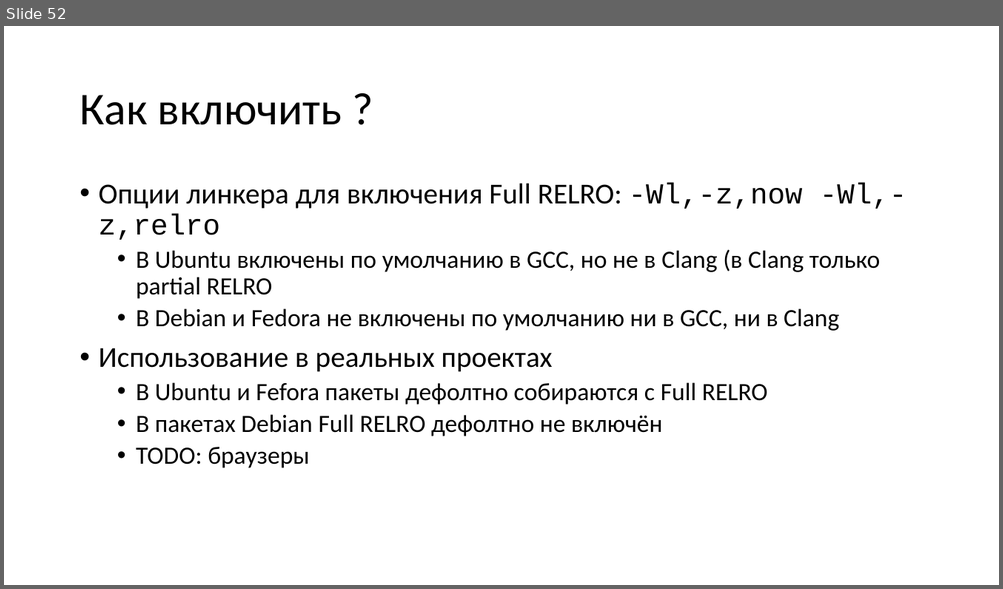
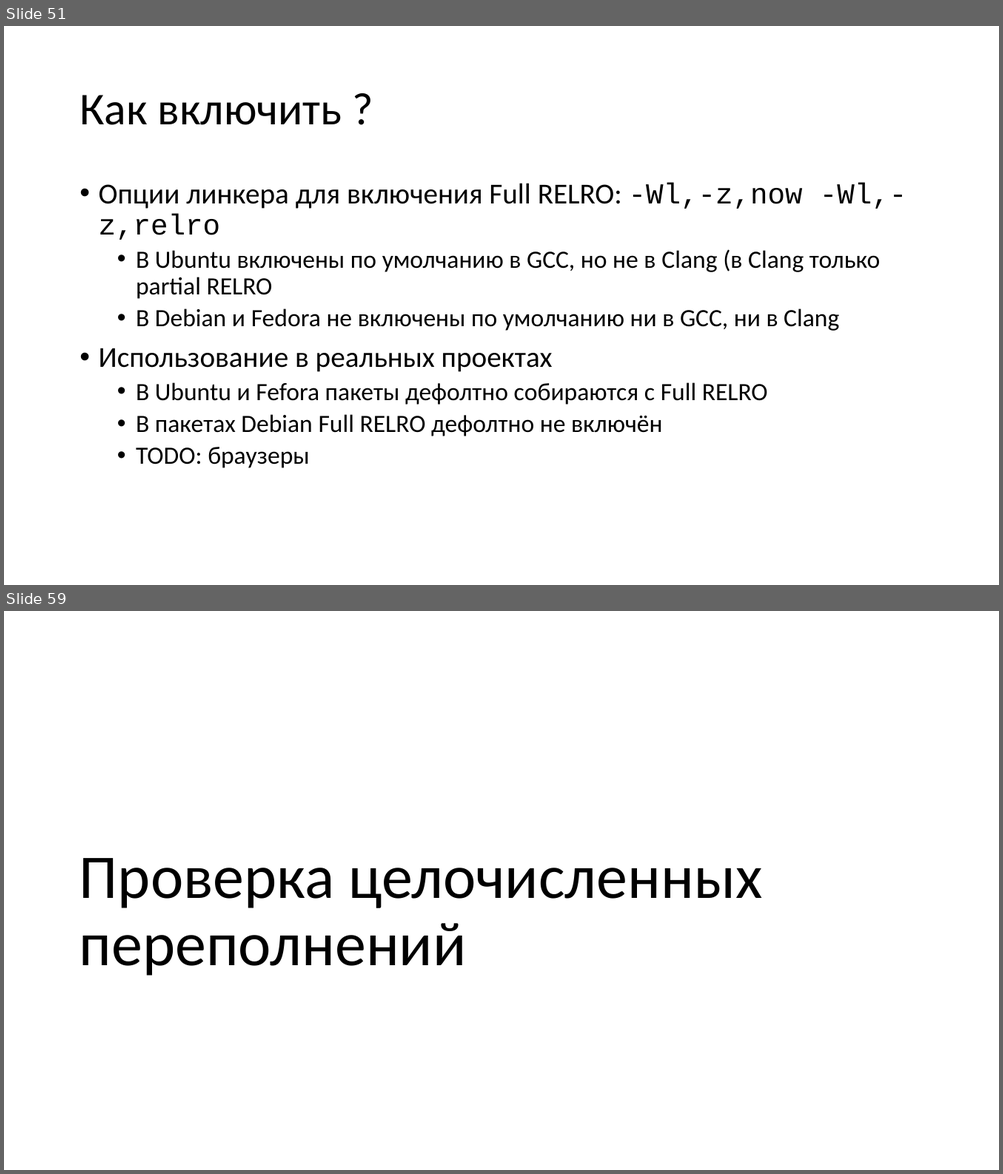
Before and after one commit to yugr/slides, a slide deck: CppZeroCost/2025/RU.pptx. Shown one above the other, each under a label of ours: slide 52 before the commit, slides 51 and 59 after it; the slides between them are not shown. The pictures are 1003x589 and 1003x1174 pixels, drawn with LibreOffice and Linux fonts; fonts in the diff are those of the drawing. Boxes give left, top, right and bottom in pixels: in the first picture for what was removed or moved away, otherwise in the second. Text is boxed around its words. In the diff, an @@ line names an element or a change of style, - is before the commit and + after.

```diff
--- a/CppZeroCost/2025/RU.pptx
+++ b/CppZeroCost/2025/RU.pptx
@@ slide 59 added at bbox=[4, 611, 999, 1170], background #FFFFFF @@
@@ title added at bbox=[79, 858, 762, 976], 60 pt, text #000000 @@
+Проверка целочисленных переполнений
@@ what was slide 52 is now slide 51 @@
```
Also in this commit, not shown: 20 other slides added, 1 slide removed, 1 other file.
